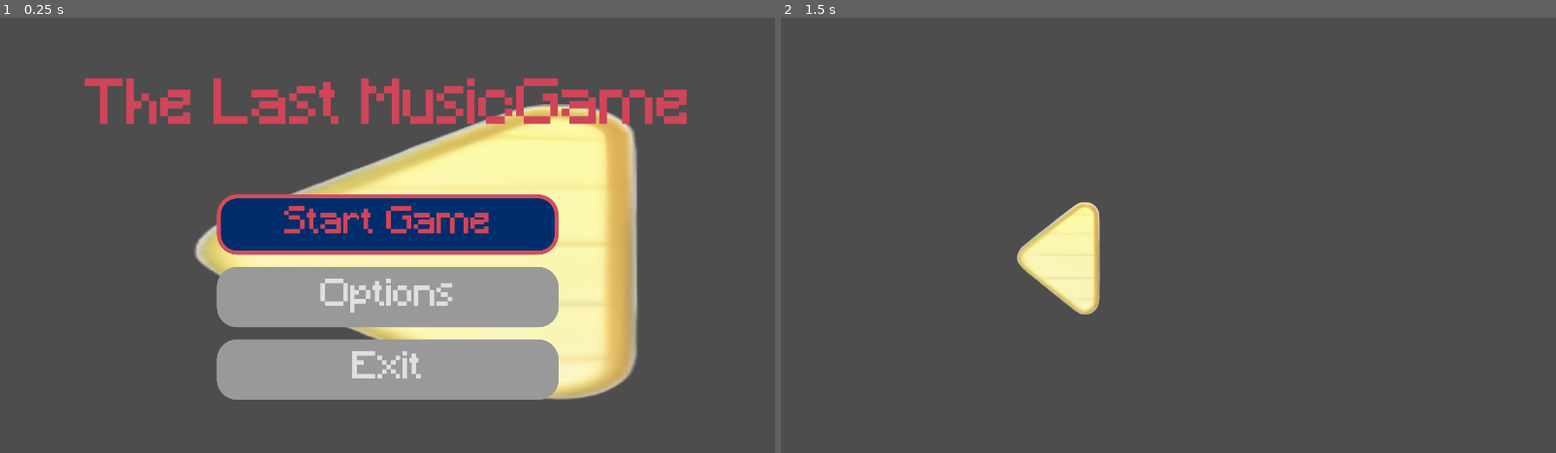
Above: before the commit, frames 1-2 (left to right).
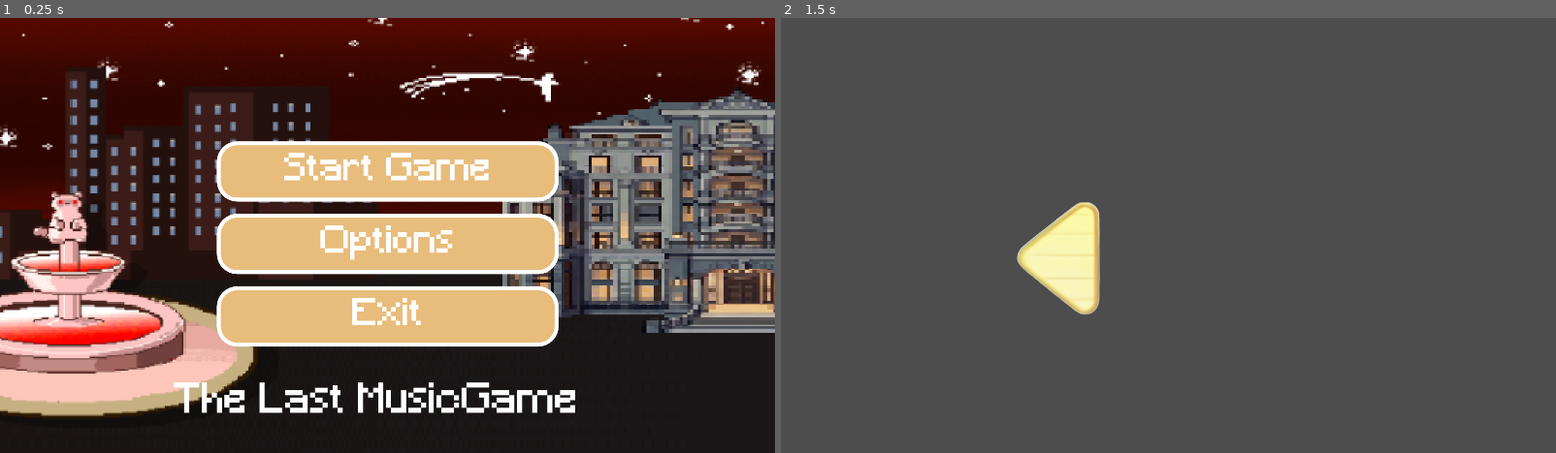
Above: after the commit, the same moments.

Repository: Gnoled5660/THE-REAL-MUSICGAME
Game: Godot game, scene res://Scenes/main_menu.tscn
Same seed, same stepped clock (60 frames per second), same inputs: the game is played once before the commit and once after it. The project has no main scene, so this scene is started directly.
Inputs:
- Up to frame 1 (0.25 s): no input
- Up to frame 2 (1.5 s): click "Start Game" at 0.5 s; tap Enter at 1.25 s

The runs differ from the first frame. In frame 1, 96% of the frame differs, in the area x 0-100%, y 0-100%; in frame 2, nothing differs.

Commit message:
Added menu red background + improve color

Diff:
--- a/Godot/Scenes/main_menu.tscn
+++ b/Godot/Scenes/main_menu.tscn
@@ -1,38 +1,14 @@
 [gd_scene format=3 uid="uid://c6dkcmxntivqp"]
 
 [ext_resource type="Script" uid="uid://3whndg3yfcad" path="res://Scenes/main_menu.gd" id="1_1ehe0"]
-[ext_resource type="Texture2D" uid="uid://dmy4cr801uh5" path="res://Assets/LeftArrow.png" id="2_ce3w2"]
+[ext_resource type="Texture2D" uid="uid://cwuatrbv0v05p" path="res://Assets/pixil-frame-0_6 - Copy.png" id="2_1ehe0"]
 [ext_resource type="FontFile" uid="uid://cg2aegc4k2mgd" path="res://Assets/minecraft/Minecraft.ttf" id="3_n45e2"]
 
 [sub_resource type="StyleBoxTexture" id="StyleBoxTexture_7vrkn"]
-texture = ExtResource("2_ce3w2")
+texture = ExtResource("2_1ehe0")
 
 [sub_resource type="StyleBoxFlat" id="StyleBoxFlat_jix8l"]
-bg_color = Color(0, 0.18039216, 0.42745098, 1)
-border_width_left = 10
-border_width_top = 10
-border_width_right = 10
-border_width_bottom = 10
-border_color = Color(0.83137256, 0.3019608, 0.3529412, 1)
-corner_radius_top_left = 50
-corner_radius_top_right = 50
-corner_radius_bottom_right = 50
-corner_radius_bottom_left = 50
-
-[sub_resource type="StyleBoxFlat" id="StyleBoxFlat_1ehe0"]
-bg_color = Color(0.46666667, 0, 0.1882353, 1)
-border_width_left = 10
-border_width_top = 10
-border_width_right = 10
-border_width_bottom = 10
-border_color = Color(0.83137256, 0.3019608, 0.3529412, 1)
-corner_radius_top_left = 50
-corner_radius_top_right = 50
-corner_radius_bottom_right = 50
-corner_radius_bottom_left = 50
-
-[sub_resource type="StyleBoxFlat" id="StyleBoxFlat_ce3w2"]
-bg_color = Color(0, 0.18039216, 0.42745098, 1)
+bg_color = Color(0.91, 0.73892003, 0.48229998, 1)
 border_width_left = 10
 border_width_top = 10
 border_width_right = 10
@@ -43,19 +19,73 @@
 corner_radius_bottom_right = 50
 corner_radius_bottom_left = 50
 
-[sub_resource type="StyleBoxFlat" id="StyleBoxFlat_rhts7"]
+[sub_resource type="StyleBoxFlat" id="StyleBoxFlat_1ehe0"]
+bg_color = Color(0.2, 0.083333336, 0, 1)
+border_width_left = 10
+border_width_top = 10
+border_width_right = 10
+border_width_bottom = 10
+border_color = Color(1, 0, 0.016666412, 1)
 corner_radius_top_left = 50
 corner_radius_top_right = 50
 corner_radius_bottom_right = 50
 corner_radius_bottom_left = 50
 
-[sub_resource type="StyleBoxFlat" id="StyleBoxFlat_fu7sn"]
+[sub_resource type="StyleBoxFlat" id="StyleBoxFlat_ce3w2"]
+bg_color = Color(0.2, 0.083333336, 0, 1)
+border_width_left = 10
+border_width_top = 10
+border_width_right = 10
+border_width_bottom = 10
+border_color = Color(1, 0, 0.016666412, 1)
 corner_radius_top_left = 50
 corner_radius_top_right = 50
 corner_radius_bottom_right = 50
 corner_radius_bottom_left = 50
 
-[sub_resource type="StyleBoxFlat" id="StyleBoxFlat_glbon"]
+[sub_resource type="StyleBoxFlat" id="StyleBoxFlat_n45e2"]
+bg_color = Color(0.91, 0.73892003, 0.48229998, 1)
+border_width_left = 10
+border_width_top = 10
+border_width_right = 10
+border_width_bottom = 10
+border_color = Color(1, 1, 1, 1)
+corner_radius_top_left = 50
+corner_radius_top_right = 50
+corner_radius_bottom_right = 50
+corner_radius_bottom_left = 50
+
+[sub_resource type="StyleBoxFlat" id="StyleBoxFlat_cp0ys"]
+bg_color = Color(0.2, 0.083333336, 0, 1)
+border_width_left = 10
+border_width_top = 10
+border_width_right = 10
+border_width_bottom = 10
+border_color = Color(1, 0, 0.016666412, 1)
+corner_radius_top_left = 50
+corner_radius_top_right = 50
+corner_radius_bottom_right = 50
+corner_radius_bottom_left = 50
+
+[sub_resource type="StyleBoxFlat" id="StyleBoxFlat_yhxw7"]
+bg_color = Color(0.91, 0.73892003, 0.48229998, 1)
+border_width_left = 10
+border_width_top = 10
+border_width_right = 10
+border_width_bottom = 10
+border_color = Color(1, 1, 1, 1)
+corner_radius_top_left = 50
+corner_radius_top_right = 50
+corner_radius_bottom_right = 50
+corner_radius_bottom_left = 50
+
+[sub_resource type="StyleBoxFlat" id="StyleBoxFlat_16hvj"]
+bg_color = Color(0.2, 0.083333336, 0, 1)
+border_width_left = 10
+border_width_top = 10
+border_width_right = 10
+border_width_bottom = 10
+border_color = Color(1, 0, 0.016666412, 1)
 corner_radius_top_left = 50
 corner_radius_top_right = 50
 corner_radius_bottom_right = 50
@@ -87,9 +117,9 @@
 anchor_right = 0.5
 anchor_bottom = 0.5
 offset_left = -422.5625
-offset_top = -102.0
+offset_top = -234.0
 offset_right = 424.5625
-offset_bottom = 408.625
+offset_bottom = 276.625
 grow_horizontal = 2
 grow_vertical = 2
 theme_override_constants/separation = 30
@@ -97,7 +127,8 @@
 [node name="Button" type="Button" parent="VBoxContainer" unique_id=306336626]
 layout_mode = 2
 size_flags_vertical = 3
-theme_override_colors/font_color = Color(0.81676334, 0.27046305, 0.3458331, 1)
+theme_override_colors/font_color = Color(1, 1, 1, 1)
+theme_override_colors/font_pressed_color = Color(1, 0, 0, 1)
 theme_override_fonts/font = ExtResource("3_n45e2")
 theme_override_font_sizes/font_size = 90
 theme_override_styles/normal = SubResource("StyleBoxFlat_jix8l")
@@ -108,19 +139,25 @@
 [node name="Button2" type="Button" parent="VBoxContainer" unique_id=1405127903]
 layout_mode = 2
 size_flags_vertical = 3
+theme_override_colors/font_color = Color(1, 1, 1, 0.99607843)
+theme_override_colors/font_pressed_color = Color(1, 0, 0, 1)
 theme_override_fonts/font = ExtResource("3_n45e2")
 theme_override_font_sizes/font_size = 90
-theme_override_styles/normal = SubResource("StyleBoxFlat_rhts7")
-theme_override_styles/pressed = SubResource("StyleBoxFlat_fu7sn")
-theme_override_styles/hover = SubResource("StyleBoxFlat_glbon")
+theme_override_styles/normal = SubResource("StyleBoxFlat_n45e2")
+theme_override_styles/pressed = SubResource("StyleBoxFlat_1ehe0")
+theme_override_styles/hover = SubResource("StyleBoxFlat_cp0ys")
 text = "Options"
 
 [node name="Button3" type="Button" parent="VBoxContainer" unique_id=1079360558]
 layout_mode = 2
 size_flags_vertical = 3
+theme_override_colors/font_color = Color(1, 1, 1, 1)
+theme_override_colors/font_pressed_color = Color(1, 0, 0, 1)
 theme_override_fonts/font = ExtResource("3_n45e2")
 theme_override_font_sizes/font_size = 90
-theme_override_styles/normal = SubResource("StyleBoxFlat_rhts7")
+theme_override_styles/normal = SubResource("StyleBoxFlat_yhxw7")
+theme_override_styles/pressed = SubResource("StyleBoxFlat_1ehe0")
+theme_override_styles/hover = SubResource("StyleBoxFlat_16hvj")
 text = "Exit
 "
 
@@ -129,14 +166,15 @@
 anchors_preset = 5
 anchor_left = 0.5
 anchor_right = 0.5
-offset_left = -750.5
-offset_top = 123.0
-offset_right = 750.5
-offset_bottom = 328.0
+offset_left = -779.0
+offset_top = 857.0
+offset_right = 722.0
+offset_bottom = 1053.0
 grow_horizontal = 2
-theme_override_colors/font_color = Color(0.8156863, 0.27058825, 0.34509805, 1)
+theme_override_colors/font_color = Color(1, 1, 1, 1)
+theme_override_colors/font_outline_color = Color(1, 1, 1, 1)
 theme_override_fonts/font = ExtResource("3_n45e2")
-theme_override_font_sizes/font_size = 150
+theme_override_font_sizes/font_size = 100
 text = "The Last MusicGame"
 horizontal_alignment = 1
 vertical_alignment = 1
Binary file added: Godot/Assets/pixil-frame-0_6 - Copy.png
Not shown, added: Godot/Assets/pixil-frame-0_6 - Copy.png.import
